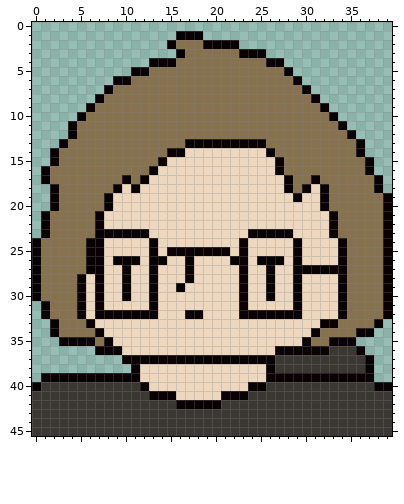
One commit to this pixel-art sprite: Planning/Graphics/PixelUs/Quinn.png. Above, as it was before the edit.
The file is 40x46 pixels.
Once edited:
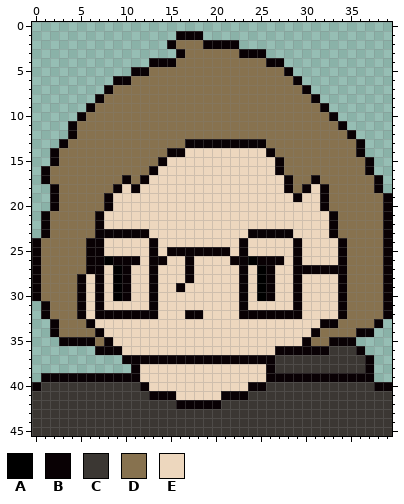
Palette (. is transparent): A #000000  B #090104  C #3b3733  D #87724f  E #edd7be
The edit:
{"y":26,"x":8,"old":"E","new":"A"}
{"y":26,"x":24,"old":"E","new":"A"}
{"y":27,"x":9,"old":"E","new":"A"}
{"y":27,"x":25,"old":"E","new":"A"}
{"y":28,"x":9,"old":"E","new":"A"}
{"y":28,"x":25,"old":"E","new":"A"}
{"y":29,"x":9,"old":"E","new":"A"}
{"y":29,"x":25,"old":"E","new":"A"}
{"y":30,"x":9,"old":"E","new":"A"}
{"y":30,"x":25,"old":"E","new":"A"}
